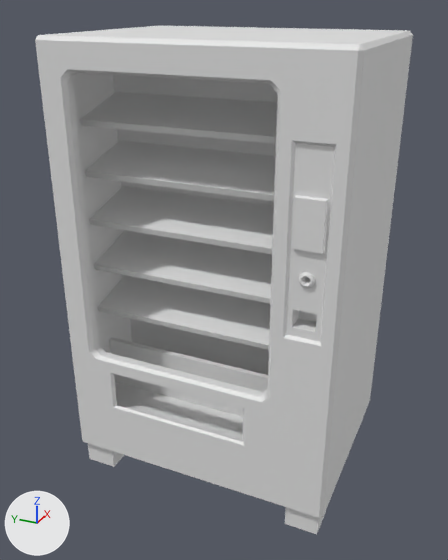
A saved change to the FBX model Airport_HTC.Prototype/Assets/Art/proto_models/prop_vending_machine.fbx.
One viewpoint serves both versions: a camera (50 mm lens) standing at (-3.45, -1.98, 2.52) and looking at (-0.62, -0.7, 1.1). Lighting does not change. The marker at lower left points along +X, +Y and +Z. Materials are left out; every surface is plain grey. Where no turn or scale is listed for an object, it has been applied to the vertices.

Before the edit, the objects in view are built like this:
```python
me_mesh = bpy.data.meshes.new('Mesh')
me_mesh.from_pydata(...)  # 226 vertices, 160 faces; spans x -1.12..0.0, y -1.47..0.0, z 0.0..2.37
# faces by material slot: [3, 65, 16, 40, 36]
me_mesh.materials.append(mat_lambert1)
me_mesh.materials.append(mat_metal_tubes)
me_mesh.materials.append(mat_hard_plastic)
me_mesh.materials.append(mat_brass_metal)
me_mesh.materials.append(mat_dark_plastic)
ob_vending_machine2 = bpy.data.objects.new('vending_machine2', me_mesh)
ob_vending_machine2.location = (0.0, 0.0, 0.0)
```
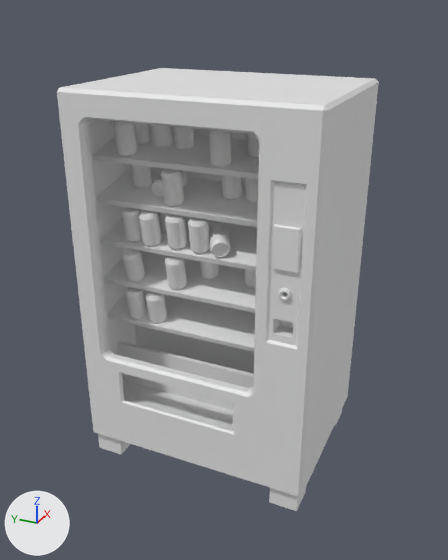
What changed in the scene script:
```text
Change me_mesh:
    used by ob_vending_machine2; location = (0.0, 0.0, 0.0)
    remove me_mesh.from_pydata(...)  # 226 vertices, 160 faces; spans x -1.12..0.0, y -1.47..0.0, z 0.0..2.37
    add me_mesh.from_pydata(...)  # 1995 vertices, 1900 faces; spans x -1.01..0.0, y -1.32..0.0, z 0.0..2.13
    me_mesh part 1: the loose piece of 8 vertices spanning x -1.11..-0.78, y -1.44..-0.04, z 0.38..0.68 is scaled about the mesh origin by 0.9
    me_mesh part 2: the loose piece of 80 vertices spanning x -1.12..0.0, y -1.47..0.0, z 0.15..2.37 is scaled about the mesh origin by 0.9
    me_mesh part 3: the loose piece of 50 vertices spanning x -1.12..-1.1, y -1.34..-1.27, z 1.39..1.46 is moved by (0.11, 0.13, -0.14)
    me_mesh part 4: the loose piece of 8 vertices spanning x -1.1..-0.54, y -1.45..-0.02, z 0.38..2.31 is scaled about the mesh origin by 0.9
    me_mesh part 5: the loose piece of 8 vertices spanning x -0.89..-0.3, y -1.43..-0.04, z 0.89..1.08 is scaled about the mesh origin by 0.9
    me_mesh part 6: the loose piece of 8 vertices spanning x -0.89..-0.3, y -1.43..-0.04, z 1.15..1.34 is scaled about the mesh origin by 0.9
    me_mesh part 7: the loose piece of 8 vertices spanning x -0.89..-0.3, y -1.43..-0.04, z 1.41..1.6 is scaled about the mesh origin by 0.9
    me_mesh part 8: the loose piece of 8 vertices spanning x -0.89..-0.3, y -1.43..-0.04, z 1.67..1.86 is scaled about the mesh origin by 0.9
    me_mesh part 9: the loose piece of 8 vertices spanning x -0.89..-0.3, y -1.43..-0.04, z 1.93..2.12 is scaled about the mesh origin by 0.9
    me_mesh part 10: the loose piece of 8 vertices spanning x -1.12..-1.09, y -1.38..-1.23, z 1.55..1.79 is scaled about the mesh origin by 0.9
    me_mesh part 11: the loose piece of 8 vertices spanning x -1.09..-0.92, y -1.44..-1.26, z 0.0..0.26 is scaled about the mesh origin by 0.9
    me_mesh part 12: the loose piece of 8 vertices spanning x -1.09..-0.92, y -0.2..-0.03, z 0.0..0.26 is scaled about the mesh origin by 0.9
    me_mesh part 13: 1769 vertices added at x -0.83..-0.55, y -1.09..-0.16, z 0.84..2.0
    me_mesh part 14: the surface is now shaded smooth
```

Boxes (x1, y1, x2, y2) around the edits, measured in the pictures (448 x 560 px; the box of a moved part takes in the faces that stretch with it):
'vending_machine2', reshaped (15% narrower, 13% shorter)
    before: (35, 26, 413, 534)
    after: (57, 68, 379, 511)
part 1 of me_mesh, moved or reshaped
    before: (109, 337, 268, 442)
    after: (117, 341, 254, 431)
part 2 of me_mesh, moved or reshaped
    before: (35, 26, 413, 518)
    after: (57, 68, 379, 496)
part 3 of me_mesh, moved or reshaped
    before: (299, 272, 315, 288)
    after: (278, 288, 291, 301)
part 4 of me_mesh, moved or reshaped
    before: (73, 73, 278, 375)
    after: (88, 120, 257, 374)
part 5 of me_mesh, moved or reshaped
    before: (98, 275, 270, 350)
    after: (107, 290, 255, 352)
part 6 of me_mesh, moved or reshaped
    before: (93, 230, 310, 304)
    after: (104, 251, 287, 313)
part 7 of me_mesh, moved or reshaped
    before: (89, 186, 274, 254)
    after: (100, 217, 257, 271)
part 8 of me_mesh, moved or reshaped
    before: (85, 140, 276, 201)
    after: (97, 170, 258, 227)
part 9 of me_mesh, moved or reshaped
    before: (80, 91, 277, 144)
    after: (93, 131, 259, 179)
part 10 of me_mesh, moved or reshaped
    before: (293, 195, 329, 254)
    after: (273, 224, 302, 273)
part 11 of me_mesh, moved or reshaped
    before: (285, 507, 326, 534)
    after: (269, 488, 306, 511)
part 12 of me_mesh, moved or reshaped
    before: (88, 443, 124, 467)
    after: (98, 434, 130, 454)
part 13 of me_mesh, added
    after: (112, 122, 259, 324)
